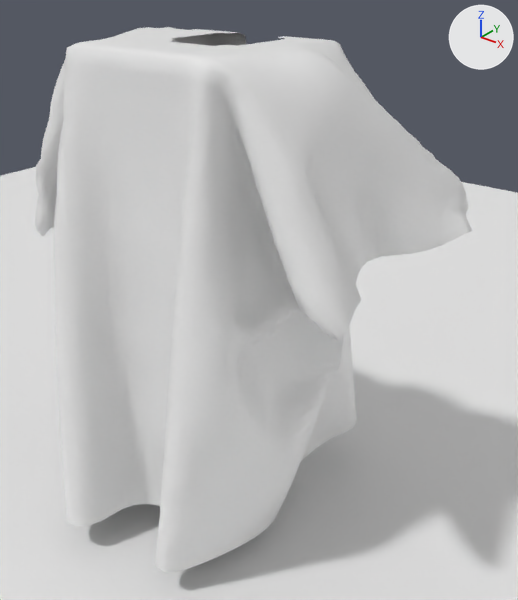
The Blender file tools/garment/daraa_source.blend as it was, and as the next commit left it.
Both versions are drawn from a camera (50 mm lens) standing at (0.984, -1.071, 1.254) and looking at (0.063, 0.081, 0.54). Every picture has the same lights, and +X, +Y and +Z are marked at upper right. The picture after the commit comes second.

Objects in the first picture: 'Daraa', 'proxy_ground'.
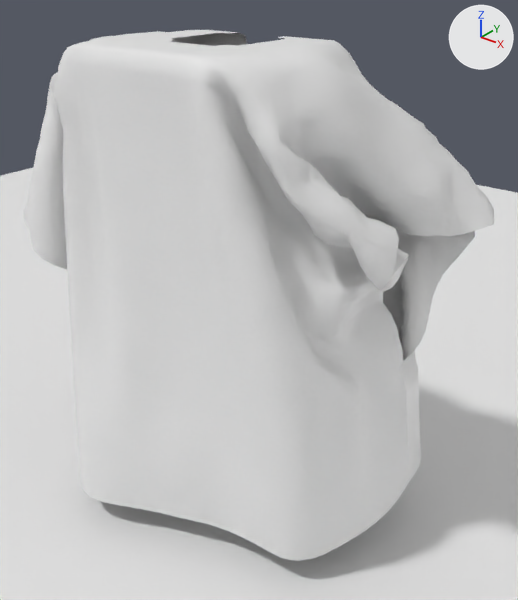
Where the change shows, as pixel boxes [x1, y1, x2, y2] in the pictures (518 x 600 px):
'Daraa', reshaped (8% wider)
    before: [35, 27, 472, 573]
    after: [24, 30, 494, 561]

Patch to the scene script:
```diff
--- a/tools/garment/daraa_source.blend.py
+++ b/tools/garment/daraa_source.blend.py
@@ me_daraa @@
 # used by ob_daraa; location = (0.0, 0.0, 0.0)
-me_daraa.from_pydata(...)  # 3657 vertices, 3516 faces; spans x -0.435..0.479, y -0.358..0.376, z 0.03..1.107
+me_daraa.from_pydata(...)  # 3657 vertices, 3516 faces; spans x -0.544..0.506, y -0.267..0.352, z 0.03..1.103
+# me_daraa part 1: 3514 of 3657 vertices moved; they spanned x -0.435..0.479, y -0.358..0.376, z 0.03..1.107 and now span x -0.544..0.506, y -0.267..0.352, z 0.03..1.103; mean shift (0.017, 0.03, 0.012); largest move (0.293, 0.063, 0.683) -> (0.404, 0.339, 0.637)
```
